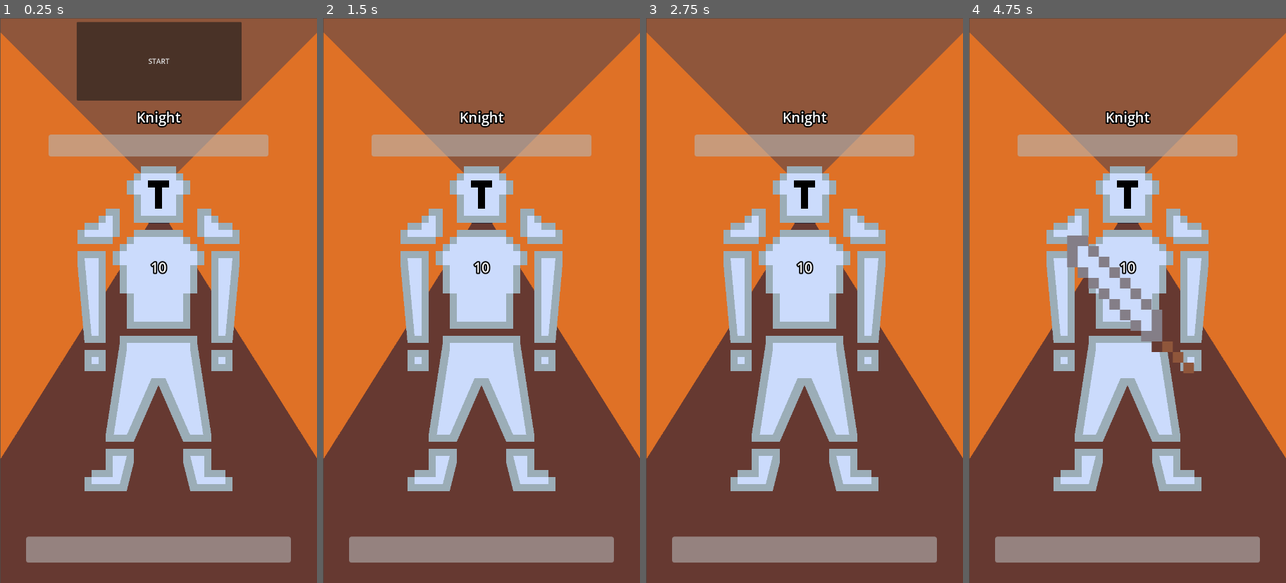
Above: before the commit, frames 1-4 (left to right).
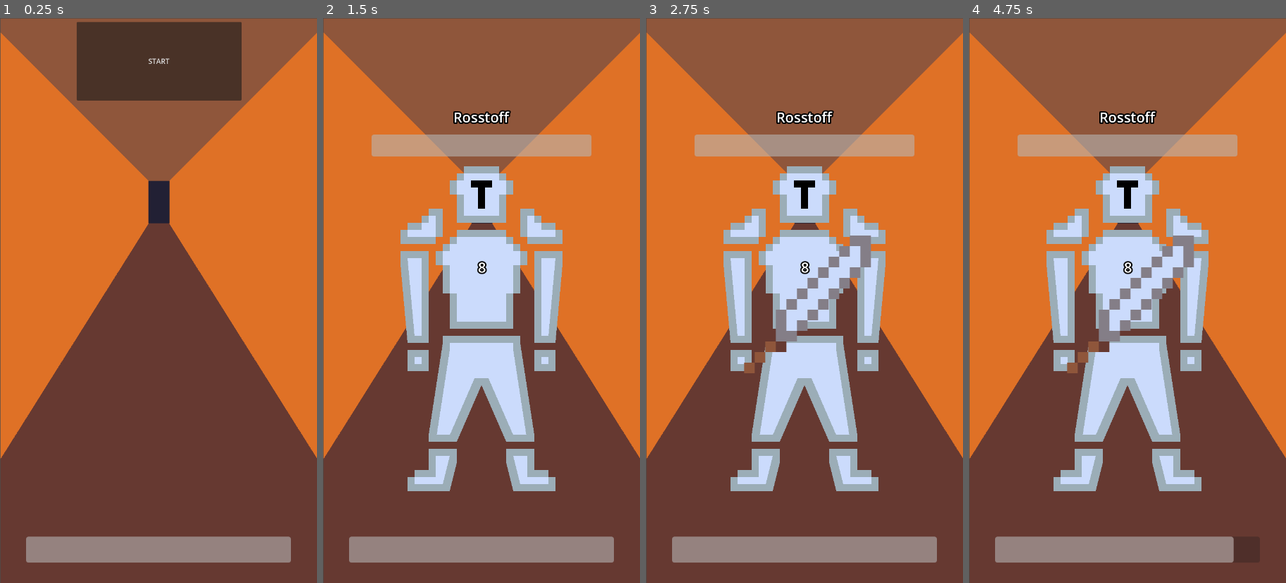
Above: after the commit, the same moments.

Repository: 3mhurley/swipe-of-fate
Game: Godot game, scene res://Scenes/main.tscn
The game is run twice, just before and just after one commit, with the same random seed, the same clock (stepped at 60 frames per second) and the same inputs.
Inputs (mouse positions are in pixels of both pictures, inside the frame that each line leads up to):
- Up to frame 1 (0.25 s): no input
- Up to frame 2 (1.5 s): click "START" at 0.5 s; tap Enter at 1.25 s; move the mouse to (551, 272) at 1.27 s; hold Right (block_right) from 1.28 s (still down); click (551, 272) at 1.35 s
- Up to frame 3 (2.75 s): release Right (block_right) at 2 s; tap Space at 2 s; drag from (741, 328) to (788, 413) at 2.02 s
- Up to frame 4 (4.75 s): move the mouse to (1159, 176) at 2.77 s; hold Right (block_right) 2.78-3.5 s; click (1159, 176) at 2.85 s; tap Enter at 3.5 s; drag from (1111, 413) to (1032, 215) at 3.52 s; tap Space at 4.25 s; move the mouse to (1222, 385) at 4.27 s; click (1222, 385) at 4.35 s

The runs differ from the first frame. In frame 1, 19% of the frame differs, in the area x 15-85%, y 16-84%; in frame 2, 0.4%; in frame 3, 2.3%; in frame 4, 4.2%.

Commit message:
Rework inputs and gamify swiping

Diff:
--- a/Scenes/main.tscn
+++ b/Scenes/main.tscn
@@ -1,11 +1,9 @@
-[gd_scene load_steps=9 format=3 uid="uid://cr1bdp6icg15g"]
+[gd_scene load_steps=7 format=3 uid="uid://cr1bdp6icg15g"]
 
-[ext_resource type="Script" path="res://Scripts/swipe.gd" id="1_bukg6"]
 [ext_resource type="PackedScene" uid="uid://buy303q1o7s3" path="res://Scenes/tunnel.tscn" id="1_pnt8d"]
 [ext_resource type="Script" path="res://Scripts/player.gd" id="1_uelvu"]
 [ext_resource type="PackedScene" uid="uid://dcwe1df5fl47c" path="res://Scenes/combat.tscn" id="2_3fr1v"]
 [ext_resource type="PackedScene" uid="uid://bsvpaghpx4p75" path="res://Scenes/input_listener.tscn" id="2_8kw8g"]
-[ext_resource type="PackedScene" uid="uid://b8u8xelycr637" path="res://Sprites/enemy.tscn" id="2_roqx8"]
 [ext_resource type="AudioStream" uid="uid://b8gsc3x4vlos0" path="res://Sounds/damage.ogg" id="5_as8y4"]
 [ext_resource type="PackedScene" uid="uid://che7bsgofrinv" path="res://Sprites/damage.tscn" id="7_c8r7d"]
 
@@ -15,7 +13,6 @@
 
 [node name="Camera2D" type="Camera2D" parent="GameScreen"]
 anchor_mode = 0
-script = ExtResource("1_bukg6")
 
 [node name="Combat" parent="GameScreen" instance=ExtResource("2_3fr1v")]
 
@@ -88,8 +85,6 @@
 offset_bottom = 80.0
 text = "Damage Enemy"
 
-[node name="Enemy" parent="GameScreen/Opponent" instance=ExtResource("2_roqx8")]
-
 [node name="Map" type="Node2D" parent="GameScreen"]
 
 [node name="Tunnel" parent="GameScreen/Map" instance=ExtResource("1_pnt8d")]
@@ -99,4 +94,3 @@
 
 [connection signal="pressed" from="GameScreen/CanvasLayer/StartButton" to="GameScreen/Combat" method="_on_button_pressed"]
 [connection signal="pressed" from="GameScreen/Player/CanvasLayer/DamagePlayerButton" to="GameScreen/Player" method="_on_damage_player_button_pressed"]
-[connection signal="pressed" from="GameScreen/Opponent/CanvasLayer/DamageEnemyButton" to="GameScreen/Opponent/Enemy" method="_on_damage_enemy_button_pressed"]
--- a/Scripts/combat.gd
+++ b/Scripts/combat.gd
@@ -4,16 +4,30 @@
 @export var damage_image_rotation: String = "Left"
 @export var parriable: bool = false
 
+@onready var enemy_scene: PackedScene = preload("res://Sprites/enemy.tscn")
+@onready var enemy: Enemy = enemy_scene.instantiate()
+
 @onready var damage_scene: PackedScene = preload("res://Sprites/damage.tscn")
 @onready var damage: Damage = damage_scene.instantiate()
 @onready var damage_sprite = damage.get_node("DamageImage/DamageImageSprite")
+@onready var damage_directions = ["Left", "Right"]
+
 @onready var player_node = get_parent().get_node("Player")
 @onready var opponent_node = get_parent().get_node("Opponent")
 # @onready var attack_sfx =
 
+@onready var rng = RandomNumberGenerator.new()
+@onready var dragging = false
+@onready var mouse_start_position: Vector2
+@onready var mouse_end_position: Vector2
+@onready var dragging_direction: String
+
+
+func create_enemy() -> void:
+	opponent_node.add_child(enemy)
+
 
 func create_damage() -> void:
-	# damage = damage_scene.instantiate()
 	damage_sprite.visible = false
 	opponent_node.add_child(damage)
 
@@ -26,42 +40,93 @@
 func damage_opponent() -> void:
 	opponent_node.get_node("Enemy").enemy_health -= 1
 
+	if opponent_node.get_node("Enemy").enemy_health <= 0:
+		get_node("CombatTimer").stop()
+		opponent_node.get_node("Enemy").queue_free()
+		opponent_node.get_node("Damage").queue_free()
+
+func get_direction(start_pos: Vector2, end_pos: Vector2) -> String:
+	var direction_vector: Vector2
+
+	direction_vector = end_pos - start_pos
+
+	if abs(direction_vector.x) > abs(direction_vector.y):
+		if direction_vector.x > 0:
+			return "Right"
+		elif direction_vector.x < 0:
+			return "Left"
+	# else:
+	# 	if direction_vector.y > 0:
+	# 		return "Down"
+	# 	elif direction_vector.y < 0:
+	# 		return "Up"
+
+	return "None"  # No significant movement in either axis
+
 
 # Called when the node enters the scene tree for the first time.
 func _ready() -> void:
-	get_node("CombatTimer").wait_time = 4
-	create_damage()
+	get_node("CombatTimer").wait_time = 2
 
 
 # Called every frame. 'delta' is the elapsed time since the previous frame.
 func _process(_delta: float) -> void:
-	if Input.is_action_just_pressed(key_name) and parriable == true:
-		print("Key pressed: ", key_name)
-		damage_sprite.visible = false
-		parriable = false
-		get_node("ParryingSFX").play()
-		damage_opponent()
 	pass
 
 
+func _input(event: InputEvent) -> void:
+	if event is InputEventMouseButton and event.button_index == MOUSE_BUTTON_LEFT  and parriable == true:
+		# Start dragging
+		if not dragging and event.pressed:
+			dragging = true
+			mouse_start_position = get_global_mouse_position()
+		# Stop dragging if the button is released.
+		if dragging and not event.pressed:
+			dragging = false
+			mouse_end_position = get_global_mouse_position()
+
+			dragging_direction = get_direction(mouse_start_position, mouse_end_position)
+
+			if dragging_direction != "None":
+				print("Dragged " + dragging_direction)
+
+				if dragging_direction != damage_image_rotation:
+					print("Parried")
+					damage_sprite.visible = false
+					parriable = false
+					get_node("ParryingSFX").play()
+					damage_opponent()
+
+
 func _on_timer_timeout() -> void:
+	var damage_direction: String = damage_directions.pick_random()
+	damage_image_rotation = damage_direction
+	print(damage_image_rotation)
 
-	if damage_image_rotation == "Right":
-		damage_sprite.flip_h = true
+	match damage_direction:
+		"Left":
+			damage_sprite.flip_h = false
+		"Right":
+			damage_sprite.flip_h = true
+	pass
 
 	damage_sprite.visible = true
 	parriable = true
 
 	opponent_node.get_node("Enemy/EnemySounds/AttackingSFX").play()
 
-	await get_tree().create_timer(1.5).timeout
+	await get_tree().create_timer(1).timeout
 
 	if is_instance_valid(damage) and parriable == true:
 		damage_sprite.visible = false
 		parriable = false
 		damage_player()
 
+	get_node("CombatTimer").wait_time = rng.randi_range(1, 5)
+
 
 func _on_button_pressed() -> void:
 	get_node("CombatTimer").start()
 	get_parent().get_node("CanvasLayer/StartButton").visible = false
+	create_enemy()
+	create_damage()
--- a/Scripts/enemy.gd
+++ b/Scripts/enemy.gd
@@ -2,16 +2,26 @@
 class_name Enemy extends Node2D
 
 @export var enemy_name: String = "Enemy Name"
-@export var enemy_health: int = 3
+@export var enemy_health: int = 10
 @export var enemy_max_health: int = 10
 @export var enemy_image_sprite: Node2D
+
+@export var min_enemy_health: int = 5
+@export var max_enemy_health: int = 10
+@export var enemy_name_options: Array = ["Rosstoff", "Yanderin", "Welcox", "Anderan", "Dwellin"]
 
 @onready var enemy_name_label: Label = $EnemyName/EnemyNameLabel
 @onready var enemy_health_label: Label = $EnemyHealth/EnemyHealthLabel
 
+@onready var rng = RandomNumberGenerator.new()
+
+
 # Called when the node enters the scene tree for the first time.
 func _ready() -> void:
-	set_enemy_values(enemy_name, enemy_health, enemy_max_health)
+	var random_name: String = enemy_name_options.pick_random()
+	var random_health: int = rng.randi_range(min_enemy_health, max_enemy_health)
+
+	set_enemy_values(random_name, random_health, random_health)
 	visible = false
 
 func set_enemy_values(_name: String, _health: int, _max_health: int):
--- a/Scripts/swipe.gd
+++ b/Scripts/swipe.gd
@@ -7,36 +7,37 @@
 @onready var swiping: bool = false
 @onready var swiping_direction: String
 
-func get_direction(start_pos: Vector2, end_pos: Vector2) -> String:
-	var direction_vector: Vector2
+# func get_direction(start_pos: Vector2, end_pos: Vector2) -> String:
+	# var direction_vector: Vector2
 
-	direction_vector = end_pos - start_pos
+	# direction_vector = end_pos - start_pos
 
-	if abs(direction_vector.x) > abs(direction_vector.y):
-		if direction_vector.x > 0:
-			return "right"
-		elif direction_vector.x < 0:
-			return "left"
-	else:
-		if direction_vector.y > 0:
-			return "down"
-		elif direction_vector.y < 0:
-			return "up"
+	# if abs(direction_vector.x) > abs(direction_vector.y):
+	# 	if direction_vector.x > 0:
+	# 		return "right"
+	# 	elif direction_vector.x < 0:
+	# 		return "left"
+	# else:
+	# 	if direction_vector.y > 0:
+	# 		return "down"
+	# 	elif direction_vector.y < 0:
+	# 		return "up"
 
-	return "none"  # No significant movement in either axis
+	# return "none"  # No significant movement in either axis
 
 # Called every frame. 'delta' is the elapsed time since the previous frame.
 func _process(_delta: float) -> void:
-	if Input.is_action_just_pressed("press"):
-		if !swiping:
-			swiping = true
-			start_position = get_global_mouse_position()
+	# if Input.is_action_just_pressed("press"):
+	# 	if !swiping:
+	# 		swiping = true
+	# 		start_position = get_global_mouse_position()
 
-	if Input.is_action_just_released("press"):
-		if swiping:
-			final_position = get_global_mouse_position()
-			swiping = false
-			swiping_direction = get_direction(start_position, final_position)
+	# if Input.is_action_just_released("press"):
+	# 	if swiping:
+	# 		final_position = get_global_mouse_position()
+	# 		swiping = false
+	# 		swiping_direction = get_direction(start_position, final_position)
 
-			if swiping_direction != "none":
-				print("Swiped " + swiping_direction)
+	# 		if swiping_direction != "none":
+	# 			print("Swiped " + swiping_direction)
+	pass
